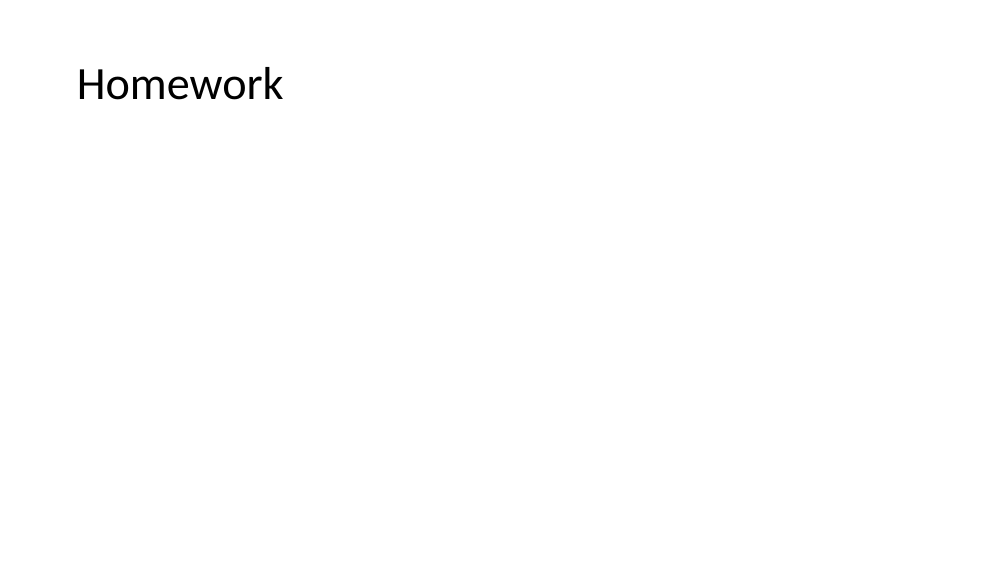
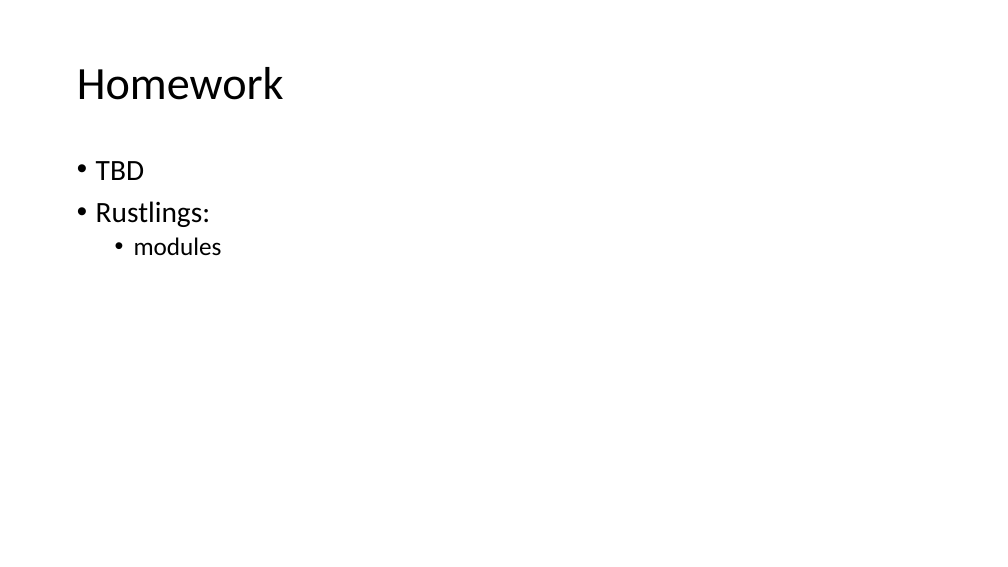
Before and after one commit to kugushev/course-rust-basics, a slide deck: slide 47 of src/06-Oop/06-OopAndModules.pptx (slide 30 before the commit). Drawn at 1008x567 pixels with LibreOffice and Linux fonts; fonts in the diff are those of the drawing. Boxes give left, top, right and bottom in pixels: in the first picture for what was removed or moved away, otherwise in the second. Text is boxed around its words. In the diff, an @@ line names an element or a change of style, - is before the commit and + after.

Commit message:
modules lecture

```diff
--- a/src/06-Oop/06-OopAndModules.pptx
+++ b/src/06-Oop/06-OopAndModules.pptx
@@ text added at [96,161,222,256], 28 pt, text #000000 @@
+• TBD
+• Rustlings:
+  • modules
```
Also in this commit, not shown: 17 slides added.
